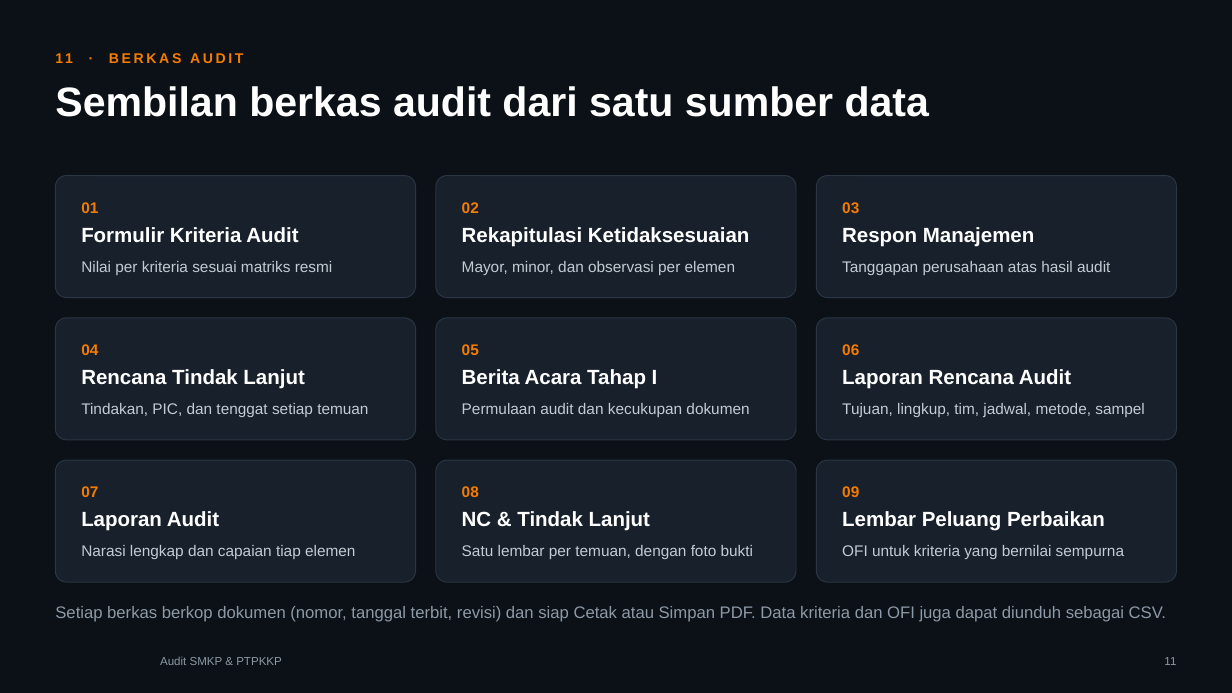
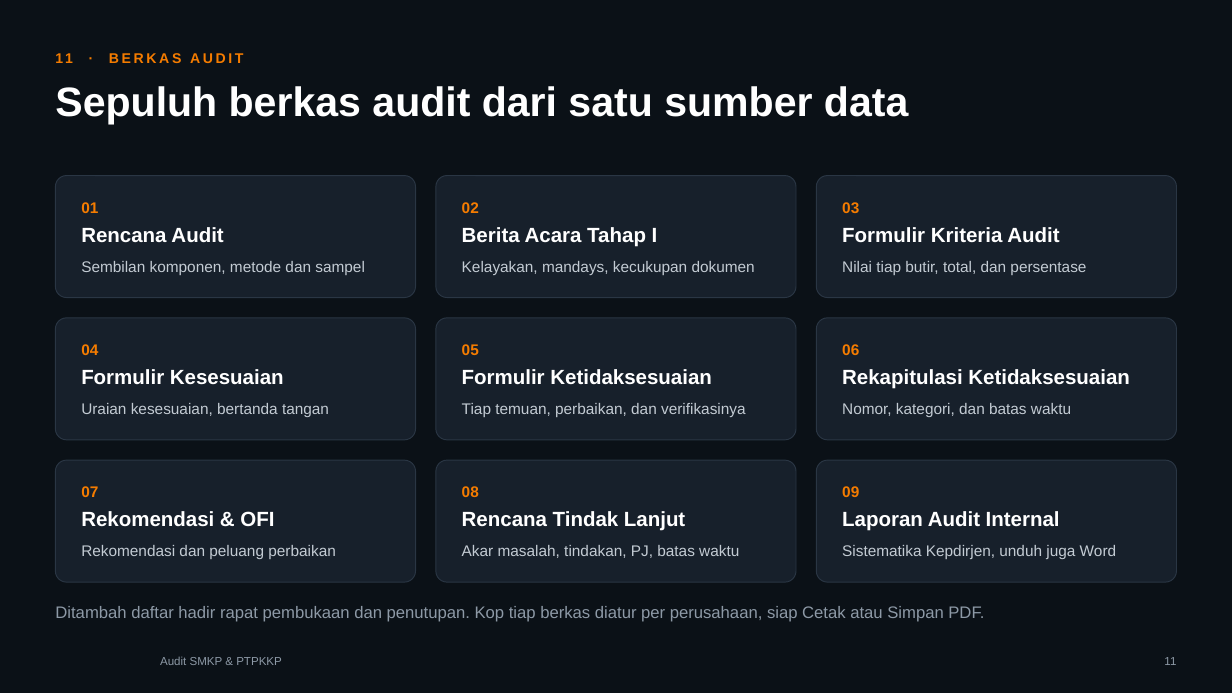
Before and after one commit to ozuby24/EQOHSEE, a slide deck: slide 11 of docs/jual/smkp/Promosi-Audit-SMKP-PTPKKP-EQOHSEE.pptx. Drawn at 1232x693 pixels with LibreOffice and Linux fonts; fonts in the diff are those of the drawing; background and template pictures are left out. Boxes give left, top, right and bottom in pixels: in the first picture for what was removed or moved away, otherwise in the second. Text is boxed around its words. In the diff, an @@ line names an element or a change of style, - is before the commit and + after.

```diff
--- a/docs/jual/smkp/Promosi-Audit-SMKP-PTPKKP-EQOHSEE.pptx
+++ b/docs/jual/smkp/Promosi-Audit-SMKP-PTPKKP-EQOHSEE.pptx
@@ title at (55, 86, 908, 125): text changed @@
-Sembilan berkas audit dari satu sumber data
+Sepuluh berkas audit dari satu sumber data
@@ text at (81, 227, 223, 243): text changed @@
-Formulir Kriteria Audit
+Rencana Audit
@@ text at (462, 227, 658, 247): text changed @@
-Rekapitulasi Ketidaksesuaian
+Berita Acara Tahap I
@@ text at (842, 227, 1059, 243): text changed @@
-Respon Manajemen
+Formulir Kriteria Audit
@@ text at (81, 261, 365, 275): text changed @@
-Nilai per kriteria sesuai matriks resmi
+Sembilan komponen, metode dan sampel
@@ text at (462, 261, 755, 275): text changed @@
-Mayor, minor, dan observasi per elemen
+Kelayakan, mandays, kecukupan dokumen
@@ text at (842, 261, 1086, 275): text changed @@
-Tanggapan perusahaan atas hasil audit
+Nilai tiap butir, total, dan persentase
@@ text at (81, 369, 284, 385): text changed @@
-Rencana Tindak Lanjut
+Formulir Kesesuaian
@@ text at (462, 369, 712, 385): text changed @@
-Berita Acara Tahap I
+Formulir Ketidaksesuaian
@@ text at (842, 369, 1130, 389): text changed @@
-Laporan Rencana Audit
+Rekapitulasi Ketidaksesuaian
@@ text at (81, 403, 329, 417): text changed @@
-Tindakan, PIC, dan tenggat setiap temuan
+Uraian kesesuaian, bertanda tangan
@@ text at (462, 403, 746, 417): text changed @@
-Permulaan audit dan kecukupan dokumen
+Tiap temuan, perbaikan, dan verifikasinya
@@ text at (842, 403, 1071, 417): text changed @@
-Tujuan, lingkup, tim, jadwal, metode, sampel
+Nomor, kategori, dan batas waktu
@@ text at (81, 511, 274, 527): text changed @@
-Laporan Audit
+Rekomendasi & OFI
@@ text at (462, 511, 685, 531): text changed @@
-NC & Tindak Lanjut
+Rencana Tindak Lanjut
@@ text at (842, 511, 1060, 531): text changed @@
-Lembar Peluang Perbaikan
+Laporan Audit Internal
@@ text at (81, 545, 336, 559): text changed @@
-Narasi lengkap dan capaian tiap elemen
+Rekomendasi dan peluang perbaikan
@@ text at (462, 545, 739, 558): text changed @@
-Satu lembar per temuan, dengan foto bukti
+Akar masalah, tindakan, PJ, batas waktu
@@ text at (842, 545, 1116, 559): text changed @@
-OFI untuk kriteria yang bernilai sempurna
+Sistematika Kepdirjen, unduh juga Word
@@ text at (55, 606, 984, 622): text changed @@
-Setiap berkas berkop dokumen (nomor, tanggal terbit, revisi) dan siap Cetak atau Simpan PDF. Data kriteria dan OFI juga dapat diunduh sebagai CSV.
+Ditambah daftar hadir rapat pembukaan dan penutupan. Kop tiap berkas diatur per perusahaan, siap Cetak atau Simpan PDF.
```
Also in this commit, not shown: 12 other slides changed, 1 slide added, 1 slide removed, 2 other files.
